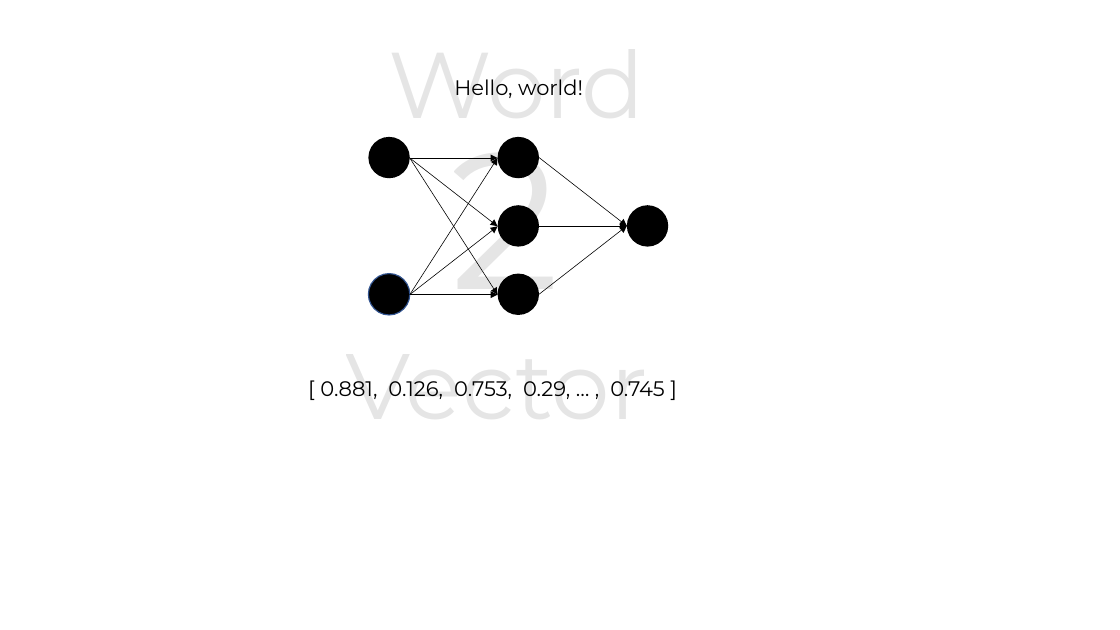
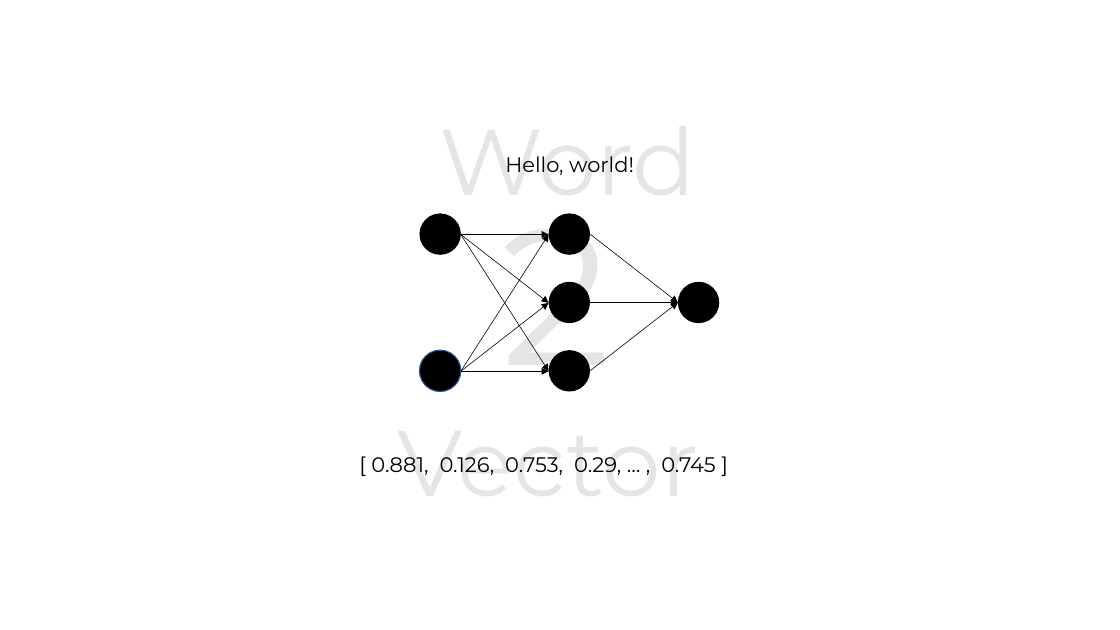
Before and after one commit to eumendies/eumendies.github.io, a slide deck: slide 1 of 2023/06/24/使用词向量和余弦相似度进行文本查重/新建 Microsoft PowerPoint 演示文稿.pptx. Drawn at 1120x630 pixels with LibreOffice and Linux fonts; fonts in the diff are those of the drawing. Boxes give left, top, right and bottom in pixels: in the first picture for what was removed or moved away, otherwise in the second. Text is boxed around its words. In the diff, an @@ line names an element or a change of style, - is before the commit and + after.

```diff
--- a/2023/06/24/使用词向量和余弦相似度进行文本查重/新建 Microsoft PowerPoint 演示文稿.pptx
+++ b/2023/06/24/使用词向量和余弦相似度进行文本查重/新建 Microsoft PowerPoint 演示文稿.pptx
@@ 9 arrows, 6 ellipses, 5 texts: place and size @@
-9 arrows, 6 ellipses, 5 texts at (320,79,668,399)
+9 arrows, 6 ellipses, 5 texts at (371,156,719,475)
```
Also in this commit, not shown: 2 other files.
